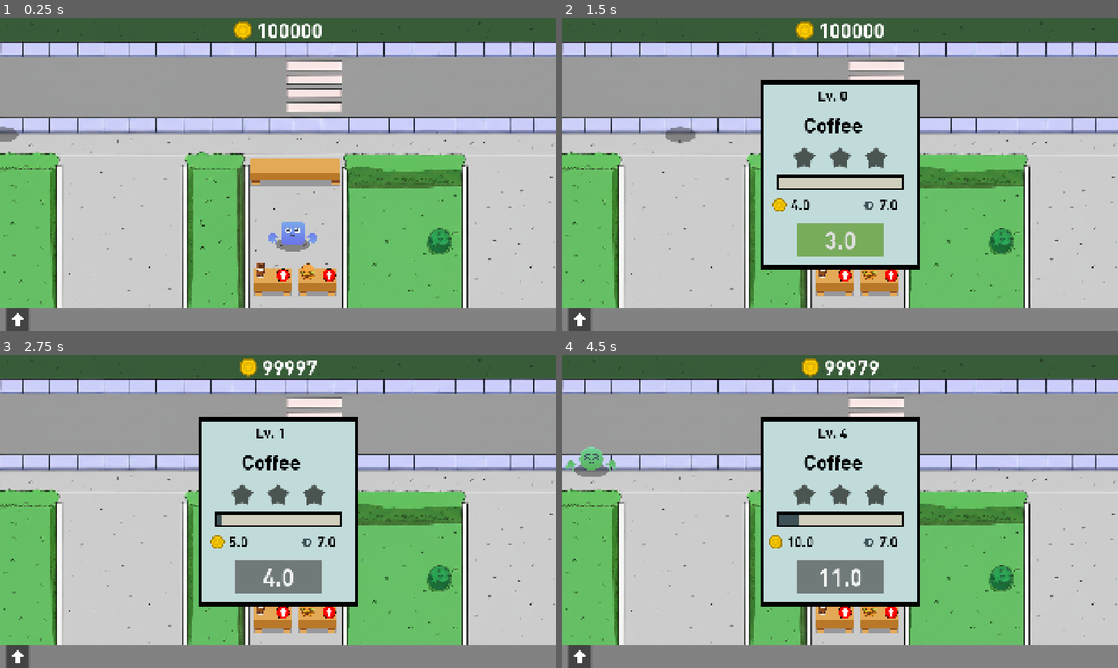
Above: before the commit, frames 1-4 (two rows, left to right).
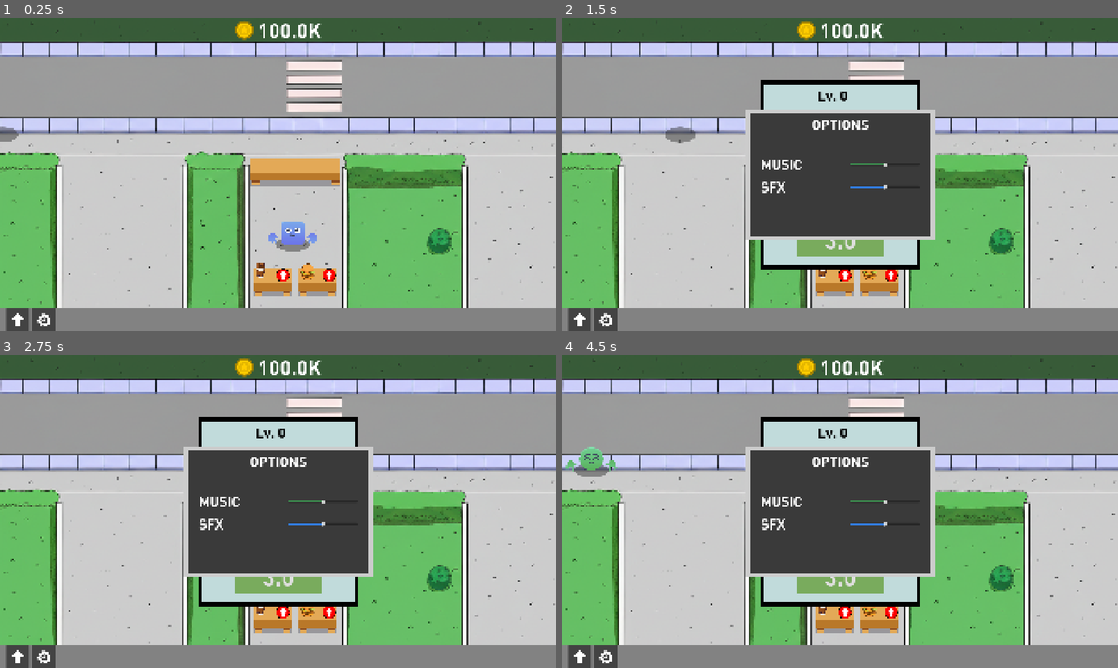
Above: after the commit, the same moments.

Repository: nzach123/idle_tycoon
Game: Godot game, scene res://scenes/game.tscn
The game is run twice, just before and just after one commit, with the same random seed, the same clock (stepped at 60 frames per second) and the same inputs.
Inputs (mouse positions are in pixels of both pictures, inside the frame that each line leads up to):
- Up to frame 1 (0.25 s): no input
- Up to frame 2 (1.5 s): click (606, 318) at 0.52 s; click (845, 274) at 1.25 s
- Up to frame 3 (2.75 s): click "3.0" at 2 s
- Up to frame 4 (4.5 s): click "4.0" (after the commit: "3.0") at 2.75 s; click "6.0" (after the commit: "3.0") at 3.5 s; click "8.0" (after the commit: "3.0") at 4.25 s

The runs differ from the first frame. In frame 1, 0.7% of the frame differs, in the area x 5-58%, y 1-100%; in frame 2, 14%; in frame 3, 15%; in frame 4, 15%, in the area x 5-68%, y 1-100%.

Commit message:
Add options menu with audio controls and coin formatting
Introduces an options menu with music and SFX sliders to the game UI, allowing players to adjust audio levels. Implements coin value formatting for large numbers across UI elements and upgrade panels. Updates audio bus defaults to unmute music and SFX. Bumps project version to 0.0.10.

Diff:
--- a/default_bus_layout.tres
+++ b/default_bus_layout.tres
@@ -4,13 +4,13 @@
 bus/0/volume_db = -18.3091
 bus/1/name = &"Music"
 bus/1/solo = false
-bus/1/mute = true
+bus/1/mute = false
 bus/1/bypass_fx = false
 bus/1/volume_db = -6.25101
 bus/1/send = &"Master"
 bus/2/name = &"SFX"
 bus/2/solo = false
-bus/2/mute = true
+bus/2/mute = false
 bus/2/bypass_fx = false
 bus/2/volume_db = -4.76812
 bus/2/send = &"Master"
--- a/project.godot
+++ b/project.godot
@@ -11,7 +11,7 @@
 [application]
 
 config/name="Idle_tycoon"
-config/version="0.0.9"
+config/version="0.0.10"
 run/main_scene="uid://cxycy5bsaucpx"
 config/features=PackedStringArray("4.4", "GL Compatibility")
 config/icon="res://icon.svg"
--- a/scenes/game.tscn
+++ b/scenes/game.tscn
@@ -23,6 +23,7 @@
 [ext_resource type="FontFile" uid="uid://c568h3rhi8wdo" path="res://assets/Fonts/DINPro-Bold.otf" id="21_37s47"]
 [ext_resource type="Texture2D" uid="uid://jf60677t635w" path="res://assets/Sprites/Characters/face_a.png" id="22_bt5mj"]
 [ext_resource type="Texture2D" uid="uid://dox0dqym800iu" path="res://assets/Sprites/UI/arrowUp.png" id="22_e1j6l"]
+[ext_resource type="Texture2D" uid="uid://ce4y0e5w5m2bb" path="res://assets/Sprites/UI/gear.png" id="23_e1j6l"]
 
 [sub_resource type="LabelSettings" id="LabelSettings_bt5mj"]
 font = ExtResource("21_37s47")
@@ -55,6 +56,27 @@
 [sub_resource type="StyleBoxFlat" id="StyleBoxFlat_bt5mj"]
 bg_color = Color(0.296911, 0.530711, 0.223819, 1)
 
+[sub_resource type="StyleBoxFlat" id="StyleBoxFlat_e1j6l"]
+bg_color = Color(0.227451, 0.227451, 0.227451, 1)
+border_width_left = 12
+border_width_top = 12
+border_width_right = 12
+border_width_bottom = 12
+
+[sub_resource type="LabelSettings" id="LabelSettings_e1j6l"]
+font = ExtResource("21_37s47")
+font_size = 48
+
+[sub_resource type="LabelSettings" id="LabelSettings_pl11u"]
+font = ExtResource("21_37s47")
+font_size = 48
+
+[sub_resource type="StyleBoxFlat" id="StyleBoxFlat_bhx41"]
+bg_color = Color(0.235412, 0.580475, 0.312339, 1)
+
+[sub_resource type="StyleBoxFlat" id="StyleBoxFlat_qnb83"]
+bg_color = Color(0.197916, 0.490677, 0.881938, 1)
+
 [node name="Game" type="Node2D"]
 
 [node name="Background" type="Sprite2D" parent="."]
@@ -257,6 +279,21 @@
 alignment = 0
 expand_icon = true
 
+[node name="OptionsButton" type="Button" parent="GameUI/BottomBar/Panel"]
+custom_minimum_size = Vector2(80, 80)
+layout_mode = 1
+anchors_preset = 4
+anchor_top = 0.5
+anchor_bottom = 0.5
+offset_left = 110.0
+offset_top = -40.0
+offset_right = 190.0
+offset_bottom = 40.0
+grow_vertical = 2
+icon = ExtResource("23_e1j6l")
+alignment = 0
+expand_icon = true
+
 [node name="Shop" type="Control" parent="GameUI"]
 visible = false
 custom_minimum_size = Vector2(560, 640)
@@ -608,12 +645,107 @@
 theme_override_styles/normal = SubResource("StyleBoxFlat_bt5mj")
 text = "50"
 
+[node name="Options" type="Control" parent="GameUI"]
+visible = false
+custom_minimum_size = Vector2(650, 450)
+layout_mode = 3
+anchors_preset = 8
+anchor_left = 0.5
+anchor_top = 0.5
+anchor_right = 0.5
+anchor_bottom = 0.5
+offset_left = -325.0
+offset_top = -225.0
+offset_right = 325.0
+offset_bottom = 225.0
+grow_horizontal = 2
+grow_vertical = 2
+
+[node name="Panel" type="Panel" parent="GameUI/Options"]
+layout_mode = 1
+anchors_preset = 15
+anchor_right = 1.0
+anchor_bottom = 1.0
+grow_horizontal = 2
+grow_vertical = 2
+theme_override_styles/panel = SubResource("StyleBoxFlat_e1j6l")
+
+[node name="Label" type="Label" parent="GameUI/Options/Panel"]
+layout_mode = 1
+anchors_preset = 5
+anchor_left = 0.5
+anchor_right = 0.5
+offset_left = -98.5
+offset_top = 20.0
+offset_right = 98.5
+offset_bottom = 212.0
+grow_horizontal = 2
+text = "OPTIONS
+
+"
+label_settings = SubResource("LabelSettings_e1j6l")
+
+[node name="VBoxContainer" type="VBoxContainer" parent="GameUI/Options/Panel"]
+custom_minimum_size = Vector2(550, 180)
+layout_mode = 1
+anchors_preset = 8
+anchor_left = 0.5
+anchor_top = 0.5
+anchor_right = 0.5
+anchor_bottom = 0.5
+offset_left = -275.0
+offset_top = -67.0
+offset_right = 275.0
+offset_bottom = 113.0
+grow_horizontal = 2
+grow_vertical = 2
+theme_override_constants/separation = 15
+
+[node name="HBoxContainer" type="HBoxContainer" parent="GameUI/Options/Panel/VBoxContainer"]
+layout_mode = 2
+
+[node name="Label" type="Label" parent="GameUI/Options/Panel/VBoxContainer/HBoxContainer"]
+layout_mode = 2
+text = "MUSIC"
+label_settings = SubResource("LabelSettings_pl11u")
+
+[node name="MusicSlider" type="HSlider" parent="GameUI/Options/Panel/VBoxContainer/HBoxContainer"]
+custom_minimum_size = Vector2(240, 0)
+layout_mode = 2
+size_flags_horizontal = 10
+size_flags_vertical = 1
+theme_override_styles/grabber_area = SubResource("StyleBoxFlat_bhx41")
+max_value = 1.0
+step = 0.01
+value = 0.5
+
+[node name="HBoxContainer2" type="HBoxContainer" parent="GameUI/Options/Panel/VBoxContainer"]
+layout_mode = 2
+
+[node name="Label" type="Label" parent="GameUI/Options/Panel/VBoxContainer/HBoxContainer2"]
+layout_mode = 2
+text = "SFX"
+label_settings = SubResource("LabelSettings_pl11u")
+
+[node name="SFXSlider" type="HSlider" parent="GameUI/Options/Panel/VBoxContainer/HBoxContainer2"]
+custom_minimum_size = Vector2(240, 0)
+layout_mode = 2
+size_flags_horizontal = 10
+size_flags_vertical = 1
+theme_override_styles/grabber_area = SubResource("StyleBoxFlat_qnb83")
+max_value = 1.0
+step = 0.01
+value = 0.5
+
 [connection signal="timeout" from="CustomerManager/SpawnTimer" to="CustomerManager" method="_on_spawn_timer_timeout"]
 [connection signal="pressed" from="GameUI/CoffeeButton" to="GameUI" method="_on_coffee_button_pressed"]
 [connection signal="pressed" from="GameUI/BurgerButton" to="GameUI" method="_on_burger_button_pressed"]
 [connection signal="pressed" from="GameUI/BottomBar/Panel/ShopButton" to="GameUI" method="_on_shop_button_pressed"]
+[connection signal="pressed" from="GameUI/BottomBar/Panel/OptionsButton" to="GameUI" method="_on_options_button_pressed"]
 [connection signal="pressed" from="GameUI/Shop/Panel/VBoxContainer/FasterCoffeeCard/FasterCoffee" to="GameUI" method="_on_faster_coffee_pressed"]
 [connection signal="pressed" from="GameUI/Shop/Panel/VBoxContainer/FasterBurgerCard/FasterBurger" to="GameUI" method="_on_faster_burger_pressed"]
 [connection signal="pressed" from="GameUI/Shop/Panel/VBoxContainer/NewCashierCard/NewCashier1" to="GameUI" method="_on_new_cashier_1_pressed"]
 [connection signal="pressed" from="GameUI/Shop/Panel/VBoxContainer/NewCashierCard2/NewCashier2" to="GameUI" method="_on_new_cashier_2_pressed"]
 [connection signal="pressed" from="GameUI/Shop/Panel/VBoxContainer/NewCashierCard3/NewCashier3" to="GameUI" method="_on_new_cashier_3_pressed"]
+[connection signal="value_changed" from="GameUI/Options/Panel/VBoxContainer/HBoxContainer/MusicSlider" to="GameUI" method="_on_music_slider_value_changed"]
+[connection signal="value_changed" from="GameUI/Options/Panel/VBoxContainer/HBoxContainer2/SFXSlider" to="GameUI" method="_on_sfx_slider_value_changed"]
--- a/scripts/autoloads/game_manager.gd
+++ b/scripts/autoloads/game_manager.gd
@@ -39,3 +39,17 @@
 			return burger_item_counter_pos
 
 	return Vector2.ZERO
+
+func format_coins(amount: int) -> String:
+	var suffixes: Array[String] = ["", "K", "M", "B", "T", "Q"]
+	var index: int = 0
+	var display_amount := float(amount)
+
+	while display_amount >= 1000 and index < suffixes.size() -1:
+		display_amount = display_amount / 1000
+		index += 1
+
+	return str(round_to_one_decimal(display_amount)) + suffixes[index]
+
+func round_to_one_decimal(value: float) -> float:
+	return floor(value * 10 + 0.5) / 10
--- a/scripts/game_ui.gd
+++ b/scripts/game_ui.gd
@@ -13,6 +13,9 @@
 @onready var burger_panel: UpgradePanel = $BurgerPanel
 @onready var current_coins: Label = %CurrentCoins
 @onready var shop: Control = $Shop
+@onready var options: Control = $Options
+
+
 
 @onready var faster_coffee: Button = %FasterCoffee
 @onready var faster_burger: Button = %FasterBurger
@@ -30,16 +33,16 @@
 func _ready() -> void:
 	coffee_panel.init_upgrade_panel(GameManager.item_coffee)
 	burger_panel.init_upgrade_panel(GameManager.item_burger)
-	new_cashier_1.text = str(cashier_1_cost)
-	new_cashier_2.text = str(cashier_2_cost)
-	new_cashier_3.text = str(cashier_3_cost)
-	faster_coffee.text = str(faster_coffee_cost)
-	faster_burger.text = str(faster_burger_cost)
+	new_cashier_1.text = GameManager.format_coins(cashier_1_cost)
+	new_cashier_2.text = GameManager.format_coins(cashier_2_cost)
+	new_cashier_3.text = GameManager.format_coins(cashier_3_cost)
+	faster_coffee.text = GameManager.format_coins(faster_coffee_cost)
+	faster_burger.text = GameManager.format_coins(faster_burger_cost)
 
 
 
 func _process(delta: float) -> void:
-	current_coins.text = str(GameManager.current_coins)
+	current_coins.text = GameManager.format_coins(GameManager.current_coins)
 
 
 func show_hide_shop_panel() -> void:
@@ -105,3 +108,18 @@
 
 func _on_shop_button_pressed() -> void:
 	show_hide_shop_panel()
+
+
+
+func _on_music_slider_value_changed(value: float) -> void:
+	var music_index = AudioServer.get_bus_index("Music")
+	AudioServer.set_bus_volume_db(music_index, linear_to_db(value))
+
+
+func _on_sfx_slider_value_changed(value: float) -> void:
+	var sfx_index = AudioServer.get_bus_index("SFX")
+	AudioServer.set_bus_volume_db(sfx_index, linear_to_db(value))
+
+
+func _on_options_button_pressed() -> void:
+	options.visible = true if not options.visible else false
--- a/scripts/upgrade_panel.gd
+++ b/scripts/upgrade_panel.gd
@@ -28,9 +28,9 @@
 
 func update_stats() -> void:
 	level.text = "Lv. %s" % item_ref.current_level
-	profit.text = str(item_ref.profit)
+	profit.text = GameManager.format_coins(item_ref.profit)
 	cook_time.text = str(item_ref.cook_time)
-	upgrade_button.text = str(item_ref.upgrade_cost)
+	upgrade_button.text = GameManager.format_coins(item_ref.upgrade_cost)
 
 func _on_star_reached() -> void:
 	current_level = 0
Not shown: 1 places in scenes/game.tscn that only renumber resources
